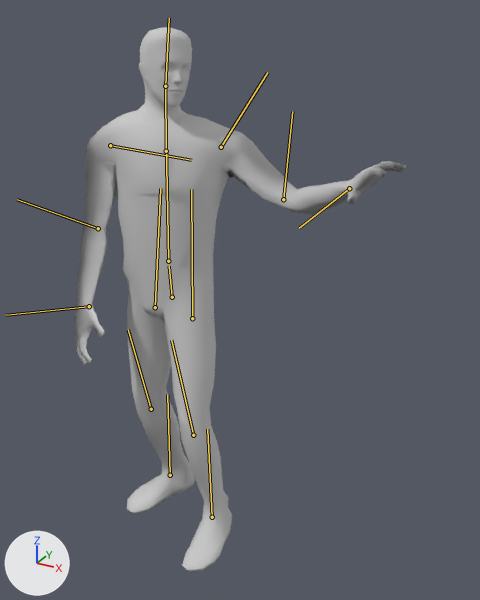
An edit to the FBX model FbxModel/wave.fbx, drawn before and after from the same camera.
The view is the same before and after, from a camera (50 mm lens) standing at (0.0791, 0.1337, 0.095) and looking at (0.0307, 0.2218, 0.0509). Arrows for +X, +Y and +Z are at lower left; the lights stay in place. Both versions are drawn at frame 50 of the action 'Take 001'; the numbers are the values there. The bones that bend it are drawn over the model as lines.

The first picture shows 'animWalk2:man4:GENERIC MAN new'.
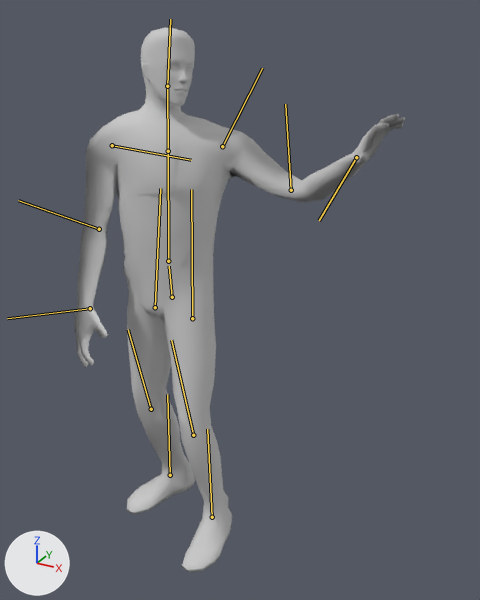
Boxes [x1, y1, x2, y2] around the edits, measured in the pictures (480 x 600 px):
'animWalk2:man4:GENERIC MAN new', posed
    before: [74, 27, 406, 572]
    after: [74, 28, 405, 572]
bone 'animWalk2:man4:Character1_Spine', root to tip
    before: (168, 261) to (166, 140)
    after: (168, 261) to (168, 139)
bone 'animWalk2:man4:Character1_LeftShoulder', root to tip
    before: (221, 147) to (267, 72)
    after: (222, 146) to (262, 68)
bone 'animWalk2:man4:Character1_LeftElbow', root to tip
    before: (283, 199) to (292, 111)
    after: (291, 190) to (285, 104)
bone 'animWalk2:man4:Character1_LeftHand', root to tip
    before: (349, 188) to (299, 228)
    after: (356, 157) to (319, 220)
bone 'animWalk2:man4:Character1_Neck', root to tip
    before: (166, 151) to (165, 86)
    after: (168, 151) to (167, 86)

The edits, one by one:
Bone 'animWalk2:man4:Character1_Spine' (bone_animwalk2_man4_character1_spine) turns from (-2, 40, -5) to (-4, 44, -7) degrees about its own x, y and z.
Bone 'animWalk2:man4:Character1_LeftShoulder' (bone_animwalk2_man4_character1_leftshoulder) turns from (7, -31, -22) to (3, -33, -15) degrees about its own x, y and z.
Bone 'animWalk2:man4:Character1_LeftElbow' (bone_animwalk2_man4_character1_leftelbow) turns from (-2, -23, 45) to (-5, -24, 52) degrees about its own x, y and z.
Bone 'animWalk2:man4:Character1_LeftHand' (bone_animwalk2_man4_character1_lefthand) turns from (-10, -29, 48) to (-14, -29, 55) degrees about its own x, y and z.
Bone 'animWalk2:man4:Character1_Neck' (bone_animwalk2_man4_character1_neck) turns from (-10, 22, -4) to (-12, 24, -5) degrees about its own x, y and z.
